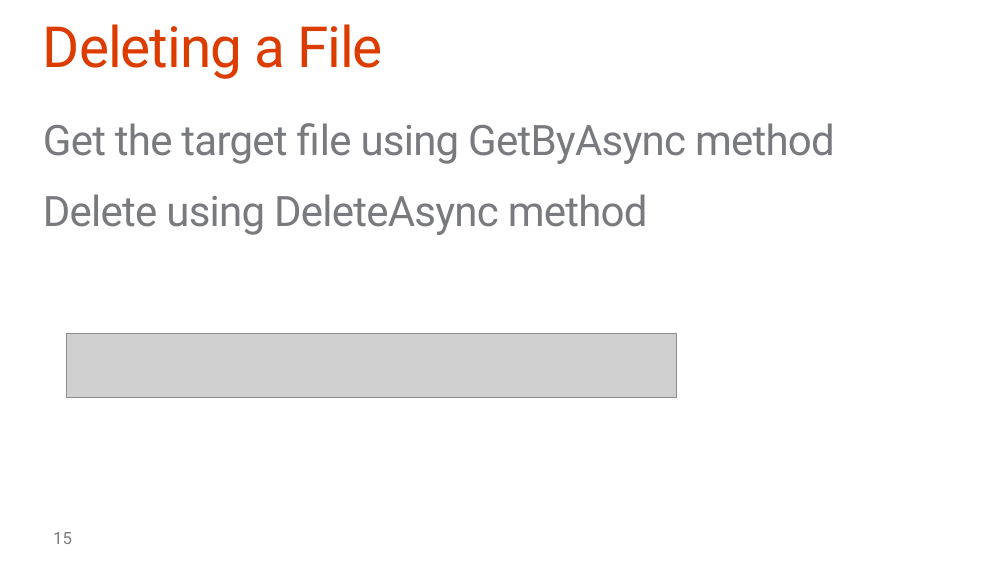
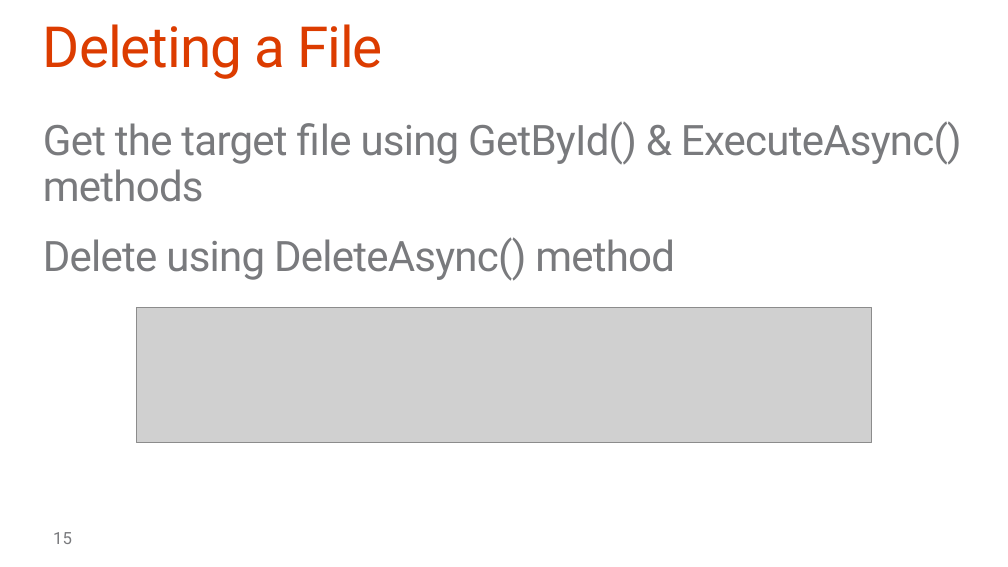
Before and after one commit to fabbbiob/TrainingContent, a slide deck: slide 15 of O3653-3 Deep Dive into Office 365 APIs for OneDrive for Business/O3653-3 Deep Dive into Office 365 APIs for OneDrive for Business.pptx. Drawn at 1008x567 pixels with LibreOffice and Linux fonts; fonts in the diff are those of the drawing; grey boxes stand for pictures; background and template pictures are left out. Boxes give left, top, right and bottom in pixels: in the first picture for what was removed or moved away, otherwise in the second. Text is boxed around its words. In the diff, an @@ line names an element or a change of style, - is before the commit and + after.

```diff
--- a/O3653-3 Deep Dive into Office 365 APIs for OneDrive for Business/O3653-3 Deep Dive into Office 365 APIs for OneDrive for Business.pptx
+++ b/O3653-3 Deep Dive into Office 365 APIs for OneDrive for Business/O3653-3 Deep Dive into Office 365 APIs for OneDrive for Business.pptx
@@ text at box(43, 121, 962, 281): text changed @@
-Get the target file using GetByAsync method
-Delete using DeleteAsync method
+Get the target file using GetById() & ExecuteAsync() methods
+Delete using DeleteAsync() method
@@ picture added at box(136, 308, 872, 443) @@
@@ picture removed at box(67, 333, 676, 397) @@
```
Also in this commit, not shown: 7 other slides changed.
